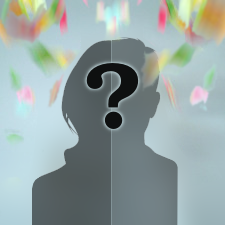
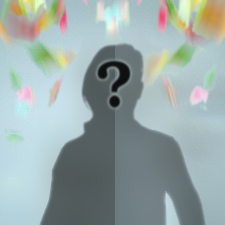
Revision of a layered 225x225 image; what changed, layer by layer:
painted on "?" over [86, 58, 139, 129]
painted on "Copie de Copie de femme" over [32, 37, 206, 225]
